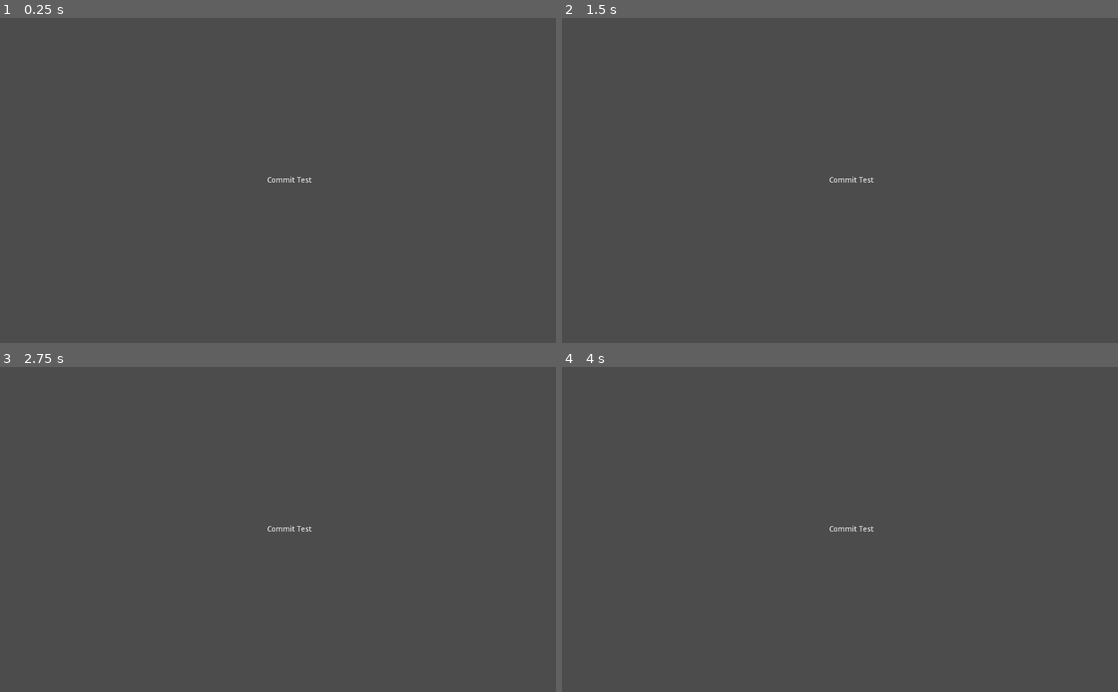
Above: before the commit, frames 1-4 (two rows, left to right).
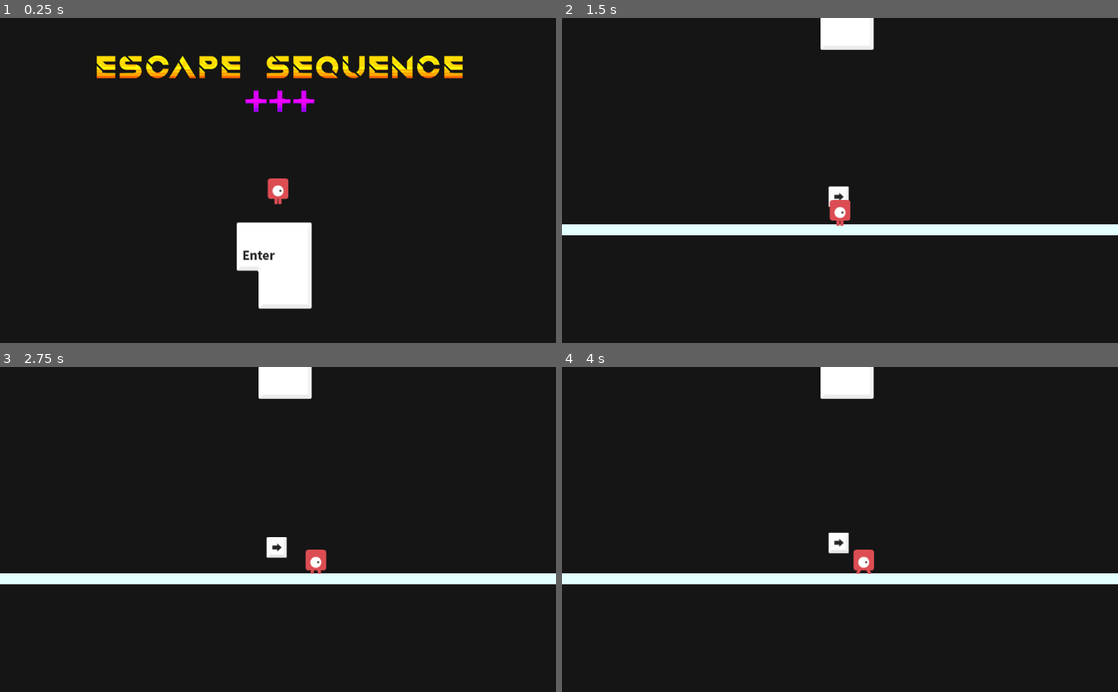
Above: after the commit, the same moments.

Repository: yscik/escape-sequence
Game: Godot game, scene res://platformer/Level.tscn
The game is run twice, just before and just after one commit, with the same random seed, the same clock (stepped at 60 frames per second) and the same inputs. Before the commit the project starts from res://Game.tscn.
Inputs (mouse positions are in pixels of both pictures, inside the frame that each line leads up to):
- Up to frame 1 (0.25 s): no input
- Up to frame 2 (1.5 s): click (834, 265) at 0.52 s; click (834, 50) at 1.27 s
- Up to frame 3 (2.75 s): move the mouse to (400, 513) at 2.02 s; hold Right from 2.03 s (still down); click (400, 513) at 2.17 s
- Up to frame 4 (4 s): move the mouse to (728, 545) at 2.77 s; release Right at 2.78 s; hold Left 2.78-3.53 s; click (728, 545) at 2.92 s; move the mouse to (895, 458) at 3.52 s; hold Right from 3.53 s (still down); click (895, 458) at 3.67 s

The runs differ from the first frame. In frame 1, 100% of the frame differs, in the area x 0-100%, y 0-100%; in frame 2, 100%; in frame 3, 100%; in frame 4, 100%.

Commit message:
title screen and graphics

Diff:
--- /dev/null
+++ b/platformer/EnterKey.gd
@@ -0,0 +1,22 @@
+extends TextureButton
+
+# class member variables go here, for example:
+# var a = 2
+# var b = "textvar"
+
+func _ready():
+	# Called every time the node is added to the scene.
+	# Initialization here
+	pass
+
+#func _process(delta):
+#	# Called every frame. Delta is time since last frame.
+#	# Update game logic here.
+#	pass
+
+
+func _gui_input(event):
+	if event is InputEventMouseButton and event.button_index == BUTTON_LEFT and event.pressed:
+		print($EnterKey.collision_layer)
+		$EnterKey.set_collision_layer_bit(0, false)
+		print($EnterKey.collision_layer)
--- a/platformer/Level.tscn
+++ b/platformer/Level.tscn
@@ -1,8 +1,91 @@
-[gd_scene load_steps=7 format=2]
-
-[ext_resource path="res://platformer/MockTiles.tres" type="TileSet" id=1]
-[ext_resource path="res://platformer/Player.gd" type="Script" id=2]
-[ext_resource path="res://platformer/PlayerSprites.tres" type="SpriteFrames" id=3]
+[gd_scene load_steps=21 format=2]
+
+[ext_resource path="res://assets/Logo.png" type="Texture" id=1]
+[ext_resource path="res://assets/EnterKey.png" type="Texture" id=2]
+[ext_resource path="res://assets/EnterKey_Pressed.png" type="Texture" id=3]
+[ext_resource path="res://platformer/EnterKey.gd" type="Script" id=4]
+[ext_resource path="res://assets/RightKey.png" type="Texture" id=5]
+[ext_resource path="res://platformer/MockTiles.tres" type="TileSet" id=6]
+[ext_resource path="res://assets/Grid.png" type="Texture" id=7]
+[ext_resource path="res://platformer/Player.gd" type="Script" id=8]
+[ext_resource path="res://platformer/PlayerSprites.tres" type="SpriteFrames" id=9]
+
+[sub_resource type="RectangleShape2D" id=8]
+
+custom_solver_bias = 0.0
+extents = Vector2( 565.12, 10 )
+
+[sub_resource type="RectangleShape2D" id=7]
+
+custom_solver_bias = 0.0
+extents = Vector2( 70, 79.7856 )
+
+[sub_resource type="RectangleShape2D" id=9]
+
+custom_solver_bias = 0.0
+extents = Vector2( 18.6804, 19.1713 )
+
+[sub_resource type="Animation" id=10]
+
+resource_name = "Float"
+length = 2.0
+loop = true
+step = 1.0
+tracks/0/type = "value"
+tracks/0/path = NodePath("RightKey:position")
+tracks/0/interp = 2
+tracks/0/loop_wrap = true
+tracks/0/imported = false
+tracks/0/enabled = true
+tracks/0/keys = {
+"times": PoolRealArray( 0, 1, 2 ),
+"transitions": PoolRealArray( 1, 1, 1 ),
+"update": 0,
+"values": [ Vector2( 0, -5 ), Vector2( 0, 5 ), Vector2( 0, -5 ) ]
+}
+
+[sub_resource type="Animation" id=11]
+
+resource_name = "Pickup"
+length = 0.5
+loop = false
+step = 0.1
+tracks/0/type = "value"
+tracks/0/path = NodePath("RightKey:modulate")
+tracks/0/interp = 1
+tracks/0/loop_wrap = true
+tracks/0/imported = false
+tracks/0/enabled = true
+tracks/0/keys = {
+"times": PoolRealArray( 0.3, 0.5 ),
+"transitions": PoolRealArray( 1, 1 ),
+"update": 0,
+"values": [ Color( 1, 1, 1, 1 ), Color( 1, 1, 1, 0 ) ]
+}
+tracks/1/type = "value"
+tracks/1/path = NodePath("RightKey:scale")
+tracks/1/interp = 1
+tracks/1/loop_wrap = true
+tracks/1/imported = false
+tracks/1/enabled = true
+tracks/1/keys = {
+"times": PoolRealArray( 0, 0.5 ),
+"transitions": PoolRealArray( 1, 1 ),
+"update": 0,
+"values": [ Vector2( 1, 1 ), Vector2( 2, 2 ) ]
+}
+tracks/2/type = "value"
+tracks/2/path = NodePath("RightKey:rotation_degrees")
+tracks/2/interp = 1
+tracks/2/loop_wrap = true
+tracks/2/imported = false
+tracks/2/enabled = true
+tracks/2/keys = {
+"times": PoolRealArray( 0, 0.5 ),
+"transitions": PoolRealArray( 1, 1 ),
+"update": 0,
+"values": [ 0.0, 361.0 ]
+}
 
 [sub_resource type="Gradient" id=1]
 
@@ -15,6 +98,23 @@
 gradient = SubResource( 1 )
 width = 512
 
+[sub_resource type="SegmentShape2D" id=4]
+
+custom_solver_bias = 0.0
+a = Vector2( -18.6989, 183.441 )
+b = Vector2( -19.3866, -453.44 )
+
+[sub_resource type="SegmentShape2D" id=5]
+
+custom_solver_bias = 0.0
+a = Vector2( 1150.9, 3.37074 )
+b = Vector2( 0, 10 )
+
+[sub_resource type="RectangleShape2D" id=6]
+
+custom_solver_bias = 0.0
+extents = Vector2( 10, 58.408 )
+
 [sub_resource type="CircleShape2D" id=3]
 
 custom_solver_bias = 0.0
@@ -24,11 +124,167 @@
 
 [node name="Meta" type="Node" parent="." index="0"]
 
-[node name="Level" type="Node2D" parent="Meta" index="0"]
-
+[node name="TitleScreen" type="Node2D" parent="Meta" index="0"]
+
+position = Vector2( -400, 183.34 )
+
+[node name="Title" type="TextureRect" parent="Meta/TitleScreen" index="0"]
+
+anchor_left = 0.0
+anchor_top = 0.0
+anchor_right = 0.0
+anchor_bottom = 0.0
+margin_left = -590.0
+margin_top = -265.0
+margin_right = 429.0
+margin_bottom = -58.0
+rect_pivot_offset = Vector2( 0, 0 )
+rect_clip_content = true
+mouse_filter = 0
+mouse_default_cursor_shape = 0
+size_flags_horizontal = 1
+size_flags_vertical = 1
+texture = ExtResource( 1 )
+stretch_mode = 4
+_sections_unfolded = [ "Anchor", "BBCode", "Margin", "Mouse", "Size Flags", "Visibility", "custom_colors", "custom_constants", "custom_fonts", "custom_styles" ]
+
+[node name="Floor" type="StaticBody2D" parent="Meta/TitleScreen" index="1"]
+
+position = Vector2( -2.21045, 313.161 )
+input_pickable = false
+collision_layer = 1
+collision_mask = 1
+constant_linear_velocity = Vector2( 0, 0 )
+constant_angular_velocity = 0.0
+friction = 1.0
+bounce = 0.0
+
+[node name="Shape" type="Polygon2D" parent="Meta/TitleScreen/Floor" index="0"]
+
+polygon = PoolVector2Array( -610, 250, 520, 250, 520, 270, -610, 270 )
+uv = PoolVector2Array(  )
+color = Color( 0.894118, 1, 1, 1 )
+vertex_colors = PoolColorArray(  )
+offset = Vector2( 0, 0 )
+antialiased = false
+texture = null
+texture_offset = Vector2( 0, 0 )
+texture_scale = Vector2( 1, 1 )
+texture_rotation_degrees = 0.0
+invert_enable = false
+invert_border = 100.0
+_sections_unfolded = [ "Transform" ]
+
+[node name="CollisionShape2D" type="CollisionShape2D" parent="Meta/TitleScreen/Floor" index="1"]
+
+position = Vector2( -40.904, 259.562 )
+shape = SubResource( 8 )
+_sections_unfolded = [ "Transform" ]
+
+[node name="EnterKey2" type="TextureButton" parent="Meta/TitleScreen" index="2"]
+
+anchor_left = 0.0
+anchor_top = 0.0
+anchor_right = 0.0
+anchor_bottom = 0.0
+margin_left = -161.0
+margin_top = 75.0
+margin_right = -12.0
+margin_bottom = 246.0
+rect_pivot_offset = Vector2( 0, 0 )
+rect_clip_content = false
+mouse_filter = 1
+mouse_default_cursor_shape = 0
+size_flags_horizontal = 1
+size_flags_vertical = 1
+toggle_mode = false
+enabled_focus_mode = 2
+shortcut = null
+group = null
+texture_normal = ExtResource( 2 )
+texture_pressed = ExtResource( 3 )
+stretch_mode = 4
+script = ExtResource( 4 )
+_sections_unfolded = [ "Mouse", "Rect", "Textures" ]
+
+[node name="EnterKey" type="StaticBody2D" parent="Meta/TitleScreen/EnterKey2" index="0"]
+
+position = Vector2( 4.78015, -2.72906 )
+input_pickable = false
+collision_layer = 1
+collision_mask = 0
+constant_linear_velocity = Vector2( 0, 0 )
+constant_angular_velocity = 0.0
+friction = 1.0
+bounce = 0.0
+_sections_unfolded = [ "Collision", "Pickable" ]
+
+[node name="CollisionShape2D" type="CollisionShape2D" parent="Meta/TitleScreen/EnterKey2/EnterKey" index="0"]
+
+visible = false
+position = Vector2( 70, 89 )
+shape = SubResource( 7 )
+
+[node name="Pickup" type="Node2D" parent="Meta/TitleScreen" index="3"]
+
+position = Vector2( -82.1025, 511.729 )
+_sections_unfolded = [ "Transform" ]
+__meta__ = {
+"_edit_group_": true
+}
+
+[node name="RightKey" type="Sprite" parent="Meta/TitleScreen/Pickup" index="0"]
+
+modulate = Color( 1, 1, 1, 0.987975 )
+position = Vector2( 0, 3.04766 )
+texture = ExtResource( 5 )
+_sections_unfolded = [ "Transform", "Visibility" ]
+
+[node name="Area2D" type="Area2D" parent="Meta/TitleScreen/Pickup" index="1"]
+
+visible = false
+input_pickable = true
+gravity_vec = Vector2( 0, 1 )
+gravity = 98.0
+linear_damp = 0.1
+angular_damp = 1.0
+audio_bus_override = false
+audio_bus_name = "Master"
+
+[node name="CollisionShape2D" type="CollisionShape2D" parent="Meta/TitleScreen/Pickup/Area2D" index="0"]
+
+shape = SubResource( 9 )
+
+[node name="AnimationPlayer" type="AnimationPlayer" parent="Meta/TitleScreen/Pickup" index="2"]
+
+root_node = NodePath("..")
+autoplay = "Float"
+playback_process_mode = 1
+playback_default_blend_time = 0.0
+playback_speed = 1.0
+anims/Float = SubResource( 10 )
+anims/Pickup = SubResource( 11 )
+blend_times = [  ]
+_sections_unfolded = [ "Playback Options" ]
+
+[node name="Level" type="Node2D" parent="Meta" index="1"]
+
+editor/display_folded = true
 position = Vector2( 127.291, 178.408 )
-
-[node name="Polygon2D" type="Polygon2D" parent="Meta/Level" index="0"]
+_sections_unfolded = [ "Transform" ]
+
+[node name="Box" type="StaticBody2D" parent="Meta/Level" index="0"]
+
+input_pickable = false
+collision_layer = 1
+collision_mask = 1
+constant_linear_velocity = Vector2( 0, 0 )
+constant_angular_velocity = 0.0
+friction = 1.0
+bounce = 0.0
+_sections_unfolded = [ "Transform" ]
+
+[node name="Polygon2D" type="Polygon2D" parent="Meta/Level/Box" index="0"]
 
 polygon = PoolVector2Array( 0, 0, 1152, 0, 1152, 640, 0, 640 )
 uv = PoolVector2Array(  )
@@ -47,10 +303,46 @@
 "_edit_lock_": true
 }
 
+[node name="Line2D" type="Line2D" parent="Meta/Level/Box" index="1"]
+
+points = PoolVector2Array( 1152, 0, 1152, 640, 0, 640, 0, 0, 1152, 0 )
+width = 10.0
+default_color = Color( 0.882812, 0.882812, 0.882812, 1 )
+texture_mode = -1110917834
+sharp_limit = 2.0
+round_precision = 8
+_sections_unfolded = [ "Border", "Capping", "Fill" ]
+__meta__ = {
+"_edit_lock_": true
+}
+
+[node name="CollisionShape2D" type="CollisionShape2D" parent="Meta/Level/Box" index="2"]
+
+position = Vector2( 19.0955, 458.032 )
+shape = SubResource( 4 )
+_sections_unfolded = [ "Transform" ]
+
+[node name="CollisionShape2D2" type="CollisionShape2D" parent="Meta/Level/Box" index="3"]
+
+position = Vector2( 1169.45, 460.082 )
+shape = SubResource( 4 )
+_sections_unfolded = [ "Transform" ]
+
+[node name="CollisionShape2D3" type="CollisionShape2D" parent="Meta/Level/Box" index="4"]
+
+shape = SubResource( 5 )
+_sections_unfolded = [ "Transform" ]
+
+[node name="CollisionShape2D4" type="CollisionShape2D" parent="Meta/Level/Box" index="5"]
+
+position = Vector2( 1.52588e-05, 632.999 )
+shape = SubResource( 5 )
+_sections_unfolded = [ "Transform" ]
+
 [node name="TileMap" type="TileMap" parent="Meta/Level" index="1"]
 
 mode = 0
-tile_set = ExtResource( 1 )
+tile_set = ExtResource( 6 )
 cell_size = Vector2( 64, 64 )
 cell_quadrant_size = 16
 cell_custom_transform = Transform2D( 1, 0, 0, 1, 0, 0 )
@@ -66,40 +358,94 @@
 occluder_light_mask = 1
 format = 1
 tile_data = PoolIntArray( 196615, 0, 196608, 196616, 0, 131076, 196617, 0, 196610, 262152, 0, 131077, 458767, 0, 1, 458 …(440 unchanged characters)…
-_sections_unfolded = [ "Cell", "Collision", "Occluder" ]
-__meta__ = {
-"_edit_lock_": true
-}
-
-[node name="Line2D" type="Line2D" parent="Meta/Level" index="2"]
-
-points = PoolVector2Array( 1152, 0, 1152, 640, 0, 640, 0, 0, 1152, 0 )
-width = 10.0
-default_color = Color( 0.4, 0.5, 1, 1 )
-texture_mode = -1110917834
-sharp_limit = 2.0
-round_precision = 8
-_sections_unfolded = [ "Border", "Capping", "Fill" ]
+_sections_unfolded = [ "Collision", "Occluder" ]
+__meta__ = {
+"_edit_lock_": true
+}
+
+[node name="Door" type="Area2D" parent="Meta/Level" index="2"]
+
+position = Vector2( -0.463547, 581.104 )
+input_pickable = true
+gravity_vec = Vector2( 0, 1 )
+gravity = 98.0
+linear_damp = 0.1
+angular_damp = 1.0
+audio_bus_override = false
+audio_bus_name = "Master"
+_sections_unfolded = [ "Collision", "Transform" ]
+
+[node name="CollisionShape2D" type="CollisionShape2D" parent="Meta/Level/Door" index="0"]
+
+position = Vector2( 0, -60 )
+shape = SubResource( 6 )
+_sections_unfolded = [ "Transform" ]
+
+[node name="ParallaxBackground" type="ParallaxBackground" parent="Meta" index="2"]
+
+layer = -1
+offset = Vector2( 0, 0 )
+rotation = 0.0
+scale = Vector2( 1, 1 )
+transform = Transform2D( 1, 0, 0, 1, 0, 0 )
+scroll_offset = Vector2( 0, 0 )
+scroll_base_offset = Vector2( 0, 0 )
+scroll_base_scale = Vector2( 1, 1 )
+scroll_limit_begin = Vector2( 0, 0 )
+scroll_limit_end = Vector2( 0, 0 )
+scroll_ignore_camera_zoom = false
+_sections_unfolded = [ "Scroll" ]
+
+[node name="ParallaxLayer" type="ParallaxLayer" parent="Meta/ParallaxBackground" index="0"]
+
+motion_scale = Vector2( 1, 1 )
+motion_offset = Vector2( 0, 0 )
+motion_mirroring = Vector2( 0, 0 )
+_sections_unfolded = [ "Motion" ]
+
+[node name="Grid" type="TextureRect" parent="Meta/ParallaxBackground/ParallaxLayer" index="0"]
+
+visible = false
+anchor_left = 0.0
+anchor_top = 0.0
+anchor_right = 0.0
+anchor_bottom = 0.0
+margin_left = -1297.0
+margin_top = -555.0
+margin_right = 703.0
+margin_bottom = 1445.0
+rect_pivot_offset = Vector2( 0, 0 )
+rect_clip_content = false
+mouse_filter = 1
+mouse_default_cursor_shape = 0
+size_flags_horizontal = 1
+size_flags_vertical = 1
+texture = ExtResource( 7 )
+stretch_mode = 2
+_sections_unfolded = [ "Rect" ]
 __meta__ = {
 "_edit_lock_": true
 }
 
 [node name="Player" type="KinematicBody2D" parent="." index="1"]
 
-position = Vector2( 422.842, 415.44 )
+position = Vector2( -480, 187.789 )
 input_pickable = false
 collision_layer = 1
 collision_mask = 1
 collision/safe_margin = 0.08
-script = ExtResource( 2 )
+script = ExtResource( 8 )
 _sections_unfolded = [ "Collision", "Pause", "Pickable", "Transform", "Visibility", "Z Index", "collision" ]
-UP = Vector2( 0, -1 )
+GRAVITY = Vector2( 0, 10 )
 
 [node name="AnimatedSprite" type="AnimatedSprite" parent="Player" index="0"]
 
-frames = ExtResource( 3 )
+frames = ExtResource( 9 )
 animation = "Walk"
 frame = 5
+__meta__ = {
+"_edit_lock_": true
+}
 
 [node name="CollisionShape2D" type="CollisionShape2D" parent="Player" index="1"]
 
@@ -134,4 +480,7 @@
 editor_draw_screen = true
 editor_draw_limits = false
 editor_draw_drag_margin = false
-_sections_unfolded = [ "Limit", "Offset", "Smoothing", "Transform" ]
+_sections_unfolded = [ "Editor", "Limit", "Offset", "Smoothing", "Transform" ]
+__meta__ = {
+"_edit_lock_": true
+}
--- a/project.godot
+++ b/project.godot
@@ -11,9 +11,10 @@
 [application]
 
 config/name="Meta"
-run/main_scene="res://Game.tscn"
+run/main_scene="res://platformer/Level.tscn"
 config/icon="res://icon.png"
 
 [rendering]
 
+environment/default_clear_color=Color( 0.0862745, 0.0862745, 0.0862745, 1 )
 environment/default_environment="res://default_env.tres"
Binary file added: assets/DownKey.png
Not shown, added: assets/DownKey.png.import
Binary file added: assets/EnterKey.png
Not shown, added: assets/EnterKey.png.import
Binary file added: assets/EnterKey_Pressed.png
Not shown, added: assets/EnterKey_Pressed.png.import
Binary file added: assets/Grid.png
Not shown, added: assets/Grid.png.import
Binary file added: assets/LeftKey.png
Not shown, added: assets/LeftKey.png.import
Binary file added: assets/Logo.png
Not shown, added: assets/Logo.png.import
(and 4 more such lines)
